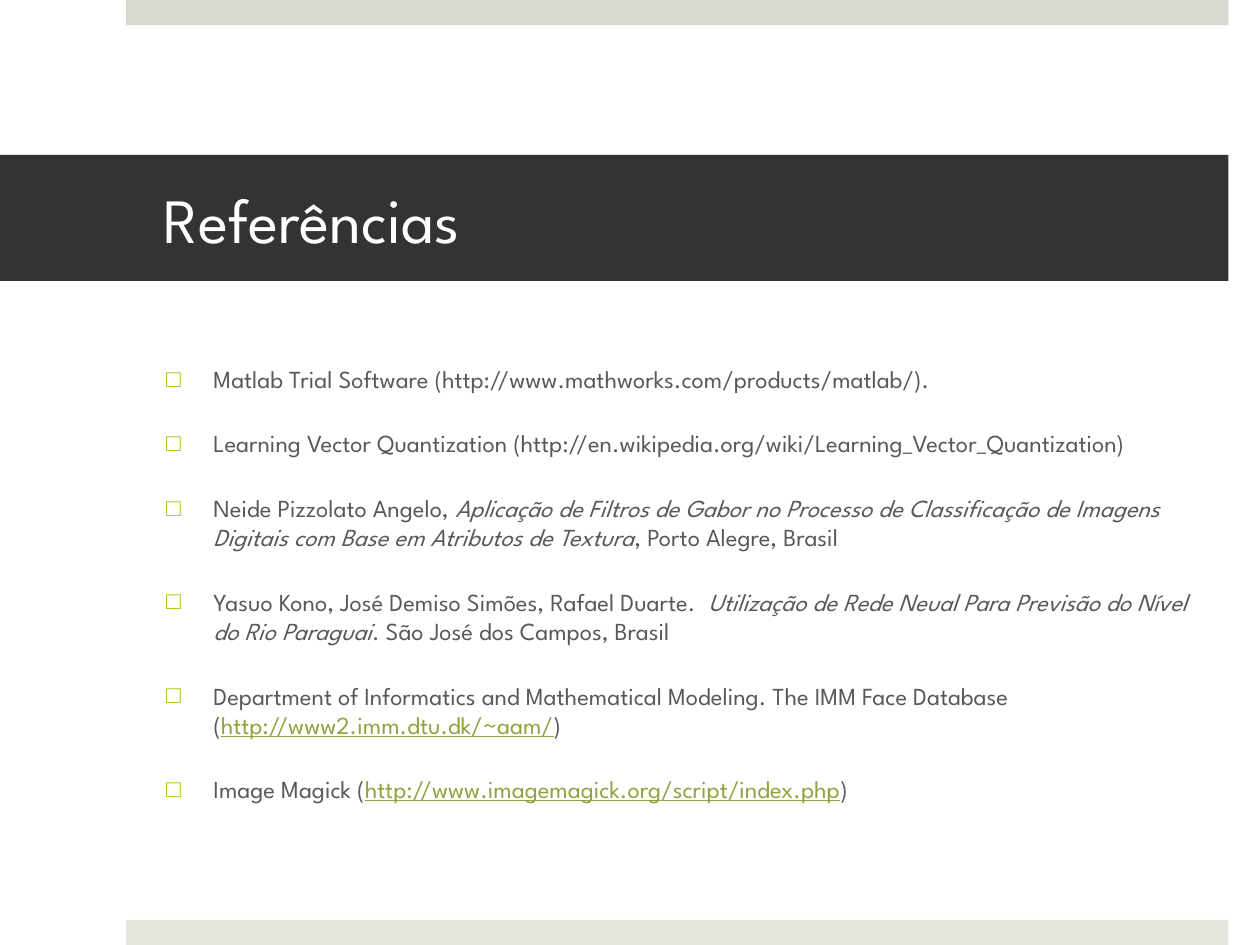
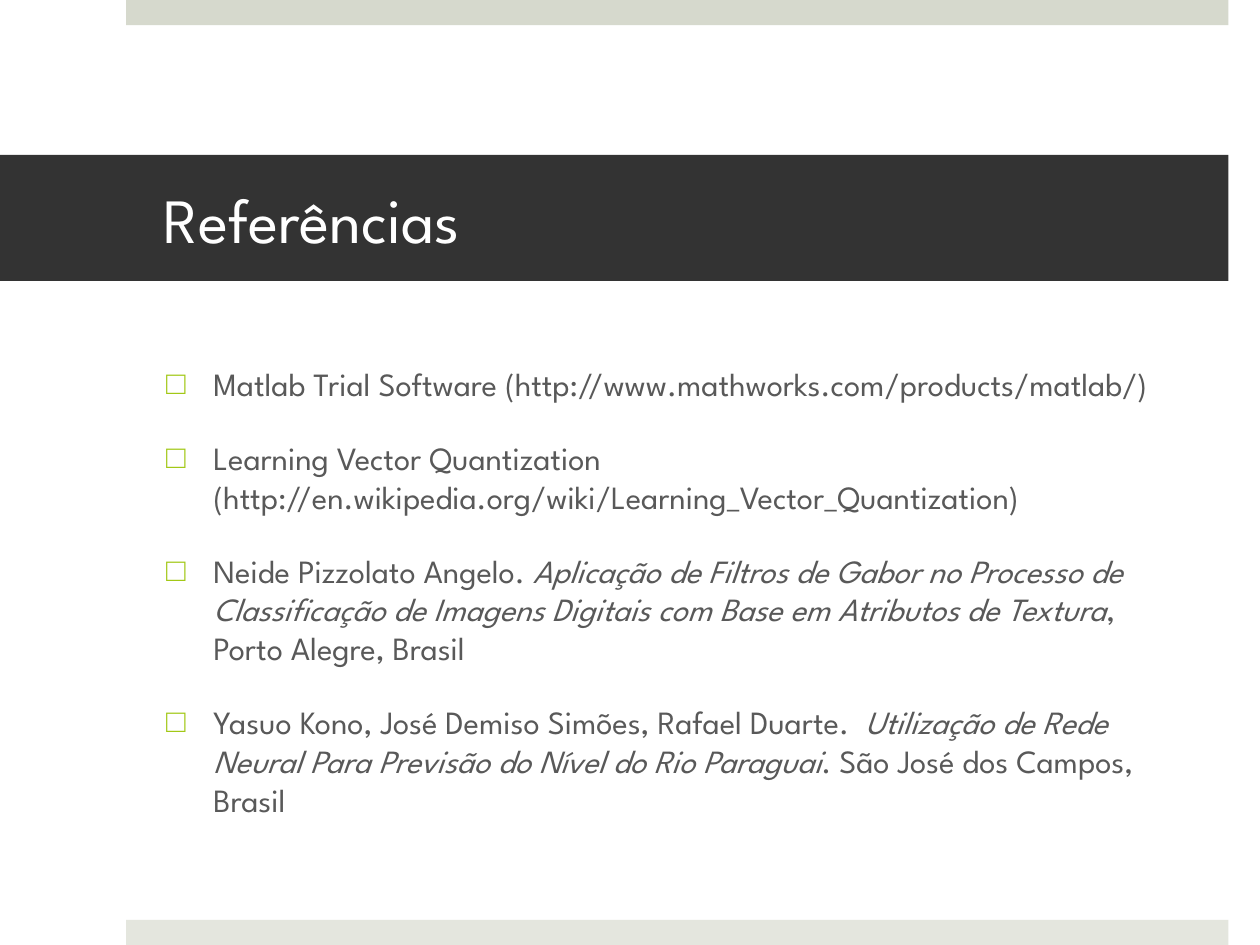
Before and after one commit to MarioBajr/Redes-Neurais, a slide deck: slide 39 of projeto PI.pptx (slide 24 before the commit). Drawn at 1260x945 pixels with LibreOffice and Linux fonts; fonts in the diff are those of the drawing. Boxes give left, top, right and bottom in pixels: in the first picture for what was removed or moved away, otherwise in the second. Text is boxed around its words. In the diff, an @@ line names an element or a change of style, - is before the commit and + after.

Commit message:
[Presentation] improving gabor and lvq slides

```diff
--- a/projeto PI.pptx
+++ b/projeto PI.pptx
@@ text at [213,373,1147,403]: text changed; size 14 to 18.5 pt @@
-□ Matlab Trial Software (http://www.mathworks.com/products/matlab/).
+□ Matlab Trial Software (http://www.mathworks.com/products/matlab/)
@@ text at [213,448,1018,516]: size 14 to 18.5 pt in "Learning Vector Quantization (http://en.wikipedia.org/wiki/L ..." @@
@@ text at [213,560,1133,813]: text changed; size 14 to 18.5 pt; italic on @@
-□ Neide Pizzolato Angelo, Aplicação de Filtros de Gabor no Processo de Classificação de Imagens Digitais com Base em Atributos de Textura, Porto Alegre, Brasil
-□ Yasuo Kono, José Demiso Simões, Rafael Duarte. Utilização de Rede Neual Para Previsão do Nível do Rio Paraguai. São José dos Campos, Brasil
-□ Department of Informatics and Mathematical Modeling. The IMM Face Database (http://www2.imm.dtu.dk/~aam/)
-□ Image Magick (http://www.imagemagick.org/script/index.php)
+□ Neide Pizzolato Angelo. Aplicação de Filtros de Gabor no Processo de Classificação de Imagens Digitais com Base em Atributos de Textura, Porto Alegre, Brasil
+□ Yasuo Kono, José Demiso Simões, Rafael Duarte. Utilização de Rede Neural Para Previsão do Nível do Rio Paraguai. São José dos Campos, Brasil
```
Also in this commit, not shown: 6 other slides changed, 20 slides added, 4 slides removed.
